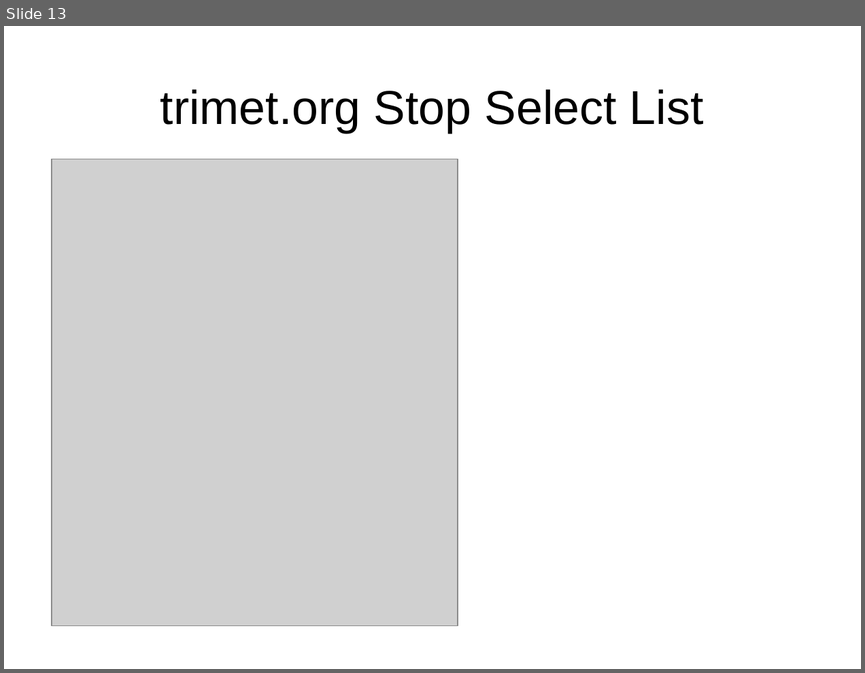
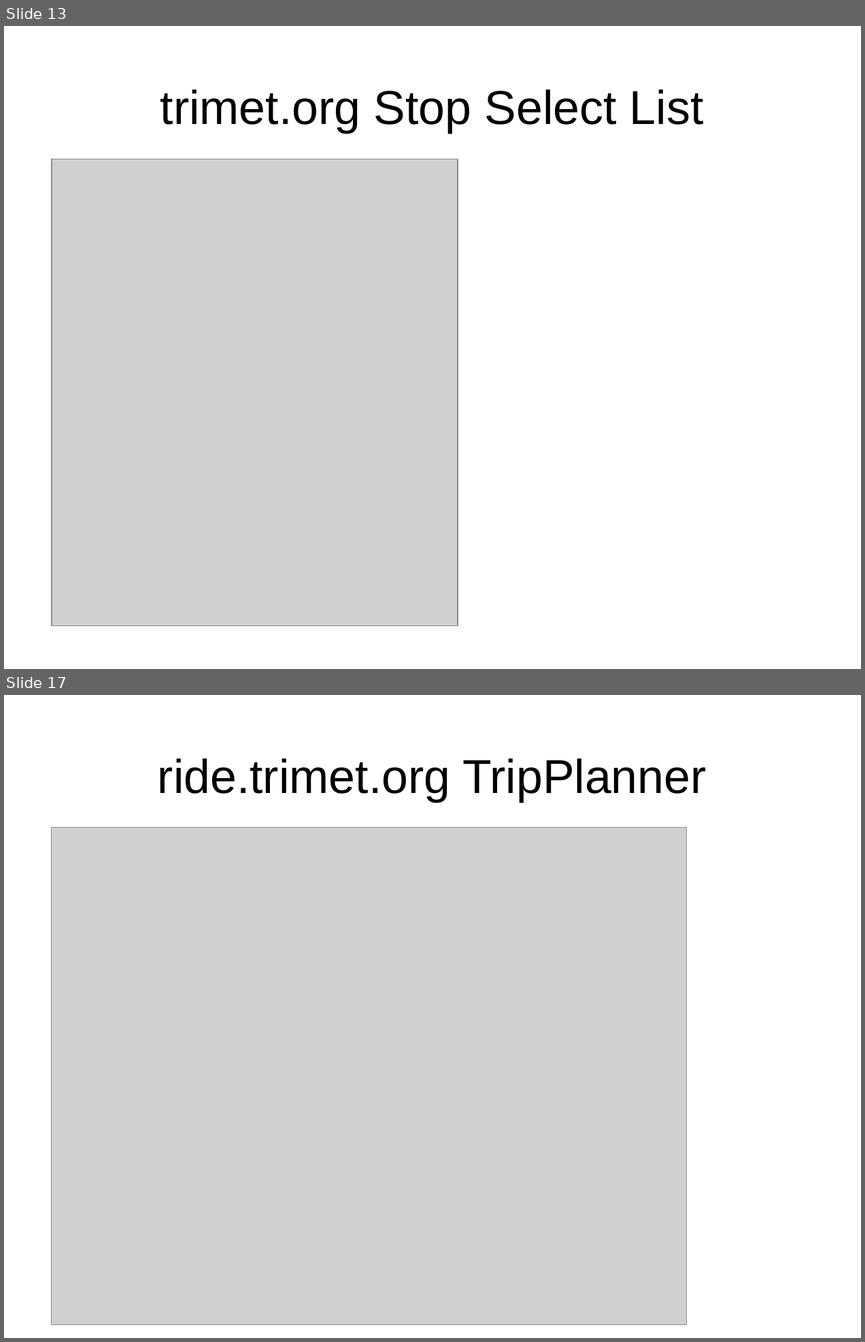
Before and after one commit to OpenTransitTools/loader, a slide deck: docs/trimet/Architecture - Trip Assets.odp. Shown one above the other, each under a label of ours: slide 13 before the commit, slides 13 and 17 after it; the slides between them are not shown. The pictures are 865x673 and 865x1342 pixels, drawn with LibreOffice and Linux fonts; fonts in the diff are those of the drawing; grey boxes stand for pictures. Boxes give left, top, right and bottom in pixels: in the first picture for what was removed or moved away, otherwise in the second. Text is boxed around its words. In the diff, an @@ line names an element or a change of style, - is before the commit and + after.

Commit message:
arch drawing update 2/N ... ride image imports

```diff
--- a/docs/trimet/Architecture - Trip Assets.odp
+++ b/docs/trimet/Architecture - Trip Assets.odp
@@ slide 17 added at box(4, 695, 861, 1338), background #FFFFFF @@
@@ title added at box(158, 758, 706, 802), 44 pt, text #000000 @@
+ride.trimet.org TripPlanner
@@ picture added at box(52, 827, 687, 1325) @@
```
Also in this commit, not shown: 1 slide changed, 7 other slides added.
